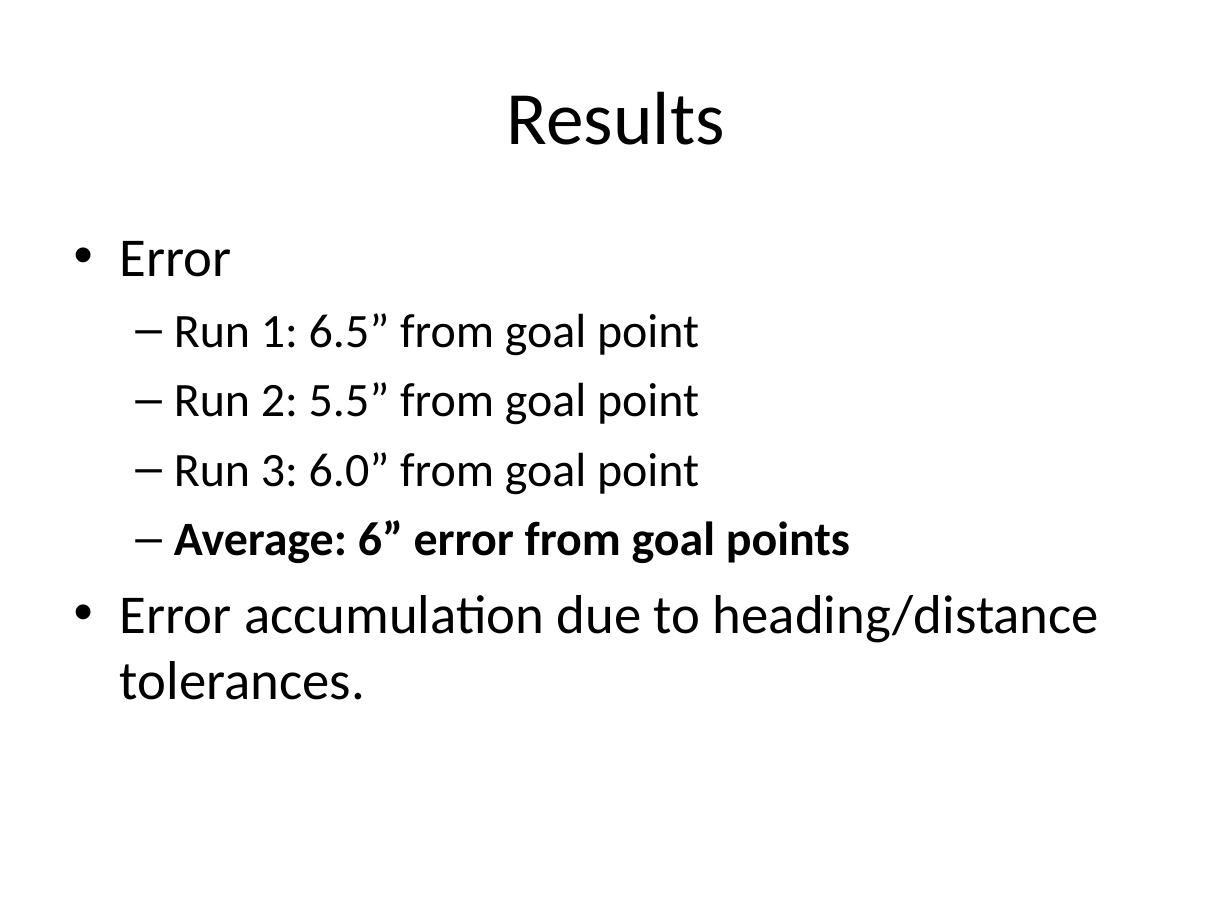
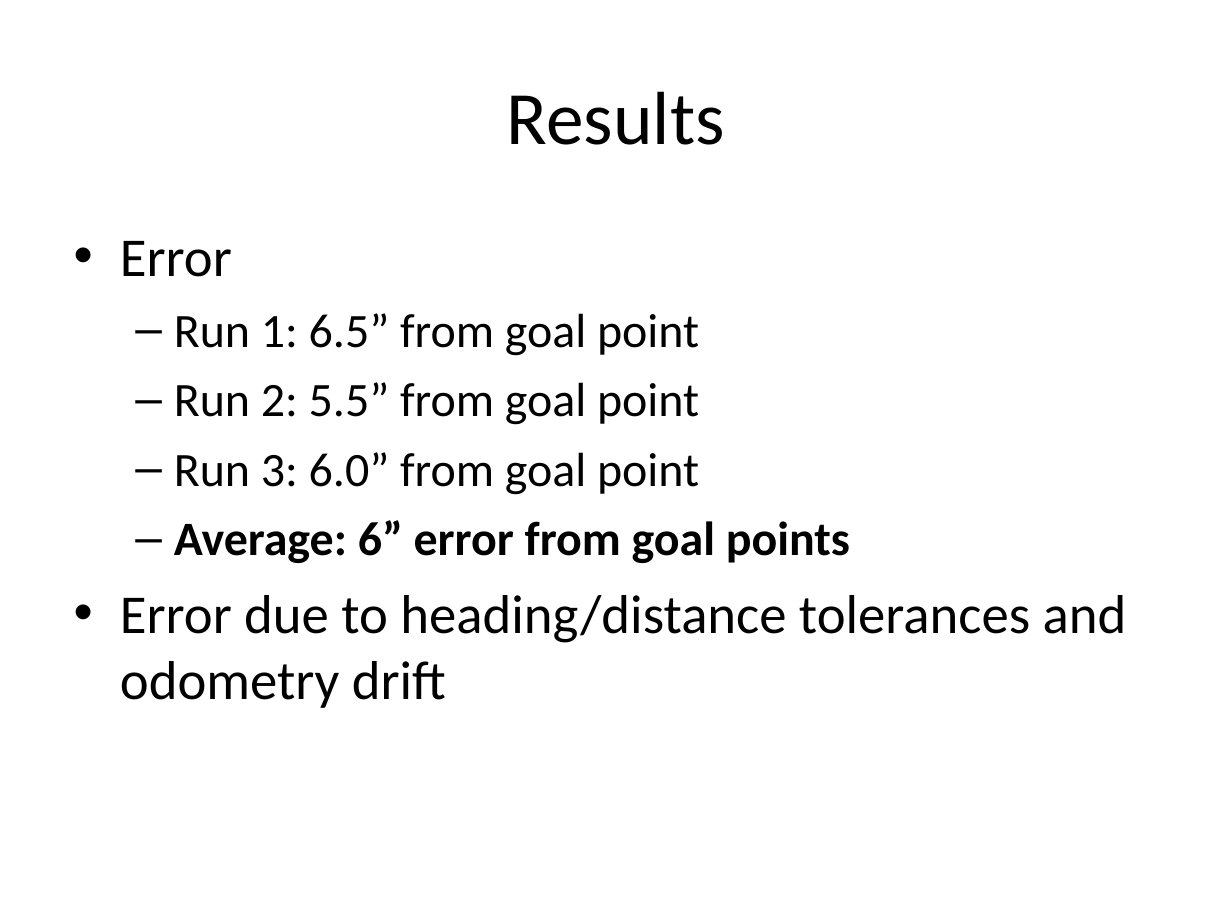
Before and after one commit to nforrester/6.141_labs, a slide deck: slide 9 of Other/Lab6/Lab 6.ppt. Drawn at 1232x924 pixels with LibreOffice and Linux fonts; fonts in the diff are those of the drawing. Boxes give left, top, right and bottom in pixels: in the first picture for what was removed or moved away, otherwise in the second. Text is boxed around its words. In the diff, an @@ line names an element or a change of style, - is before the commit and + after.

```diff
--- a/Other/Lab6/Lab 6.ppt
+++ b/Other/Lab6/Lab 6.ppt
@@ text at <box>120,595,1127,708</box>: text changed @@
-• Error accumulation due to heading/distance tolerances.
+• Error due to heading/distance tolerances and odometry drift
```
Also in this commit, not shown: 4 other slides changed.
